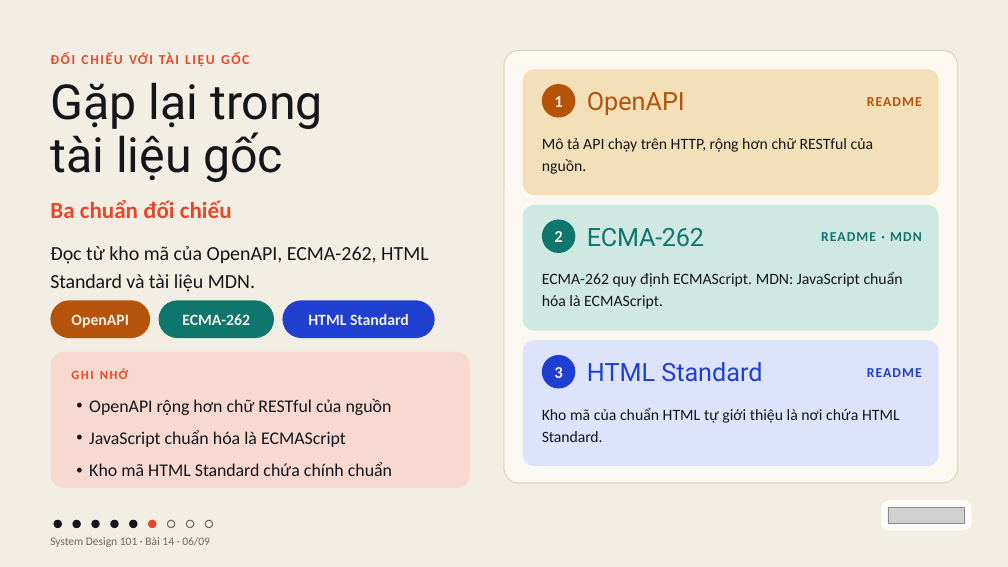
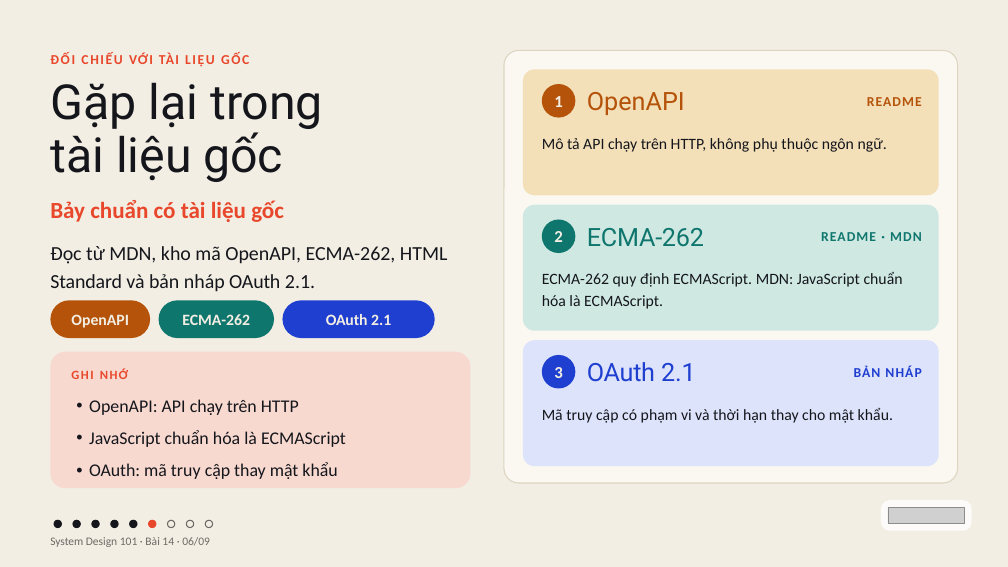
Before and after one commit to vohoailinh90/tool-marketing-studio, a slide deck: slide 6 of system-design-101/vi/lessons/sd-10-014/slides/sd-10-014.pptx. Drawn at 1008x567 pixels with LibreOffice and Linux fonts; fonts in the diff are those of the drawing; grey boxes stand for pictures. Boxes give left, top, right and bottom in pixels: in the first picture for what was removed or moved away, otherwise in the second. Text is boxed around its words. In the diff, an @@ line names an element or a change of style, - is before the commit and + after.

```diff
--- a/system-design-101/vi/lessons/sd-10-014/slides/sd-10-014.pptx
+++ b/system-design-101/vi/lessons/sd-10-014/slides/sd-10-014.pptx
@@ text at (x1=542, y1=138, x2=887, y2=152): text changed @@
-Mô tả API chạy trên HTTP, rộng hơn chữ RESTful của nguồn.
+Mô tả API chạy trên HTTP, không phụ thuộc ngôn ngữ.
@@ text at (x1=50, y1=200, x2=284, y2=222): text changed @@
-Ba chuẩn đối chiếu
+Bảy chuẩn có tài liệu gốc
@@ text at (x1=50, y1=246, x2=448, y2=292): text changed @@
-Đọc từ kho mã của OpenAPI, ECMA-262, HTML Standard và tài liệu MDN.
+Đọc từ MDN, kho mã OpenAPI, ECMA-262, HTML Standard và bản nháp OAuth 2.1.
@@ text in rounded rectangle at (x1=326, y1=314, x2=391, y2=325): text changed @@
-HTML Standard
+OAuth 2.1
@@ text at (x1=587, y1=362, x2=696, y2=382): text changed @@
-HTML Standard
+OAuth 2.1
@@ text at (x1=854, y1=365, x2=921, y2=377): text changed @@
-README
+BẢN NHÁP
@@ text at (x1=89, y1=399, x2=299, y2=415): text changed @@
-• OpenAPI rộng hơn chữ RESTful của nguồn
+• OpenAPI: API chạy trên HTTP
@@ text at (x1=542, y1=408, x2=893, y2=423): text changed @@
-Kho mã của chuẩn HTML tự giới thiệu là nơi chứa HTML Standard.
+Mã truy cập có phạm vi và thời hạn thay cho mật khẩu.
@@ text at (x1=89, y1=462, x2=338, y2=479): text changed @@
-• Kho mã HTML Standard chứa chính chuẩn
+• OAuth: mã truy cập thay mật khẩu
```
Also in this commit, not shown: 7 other slides changed, 4 other files.
